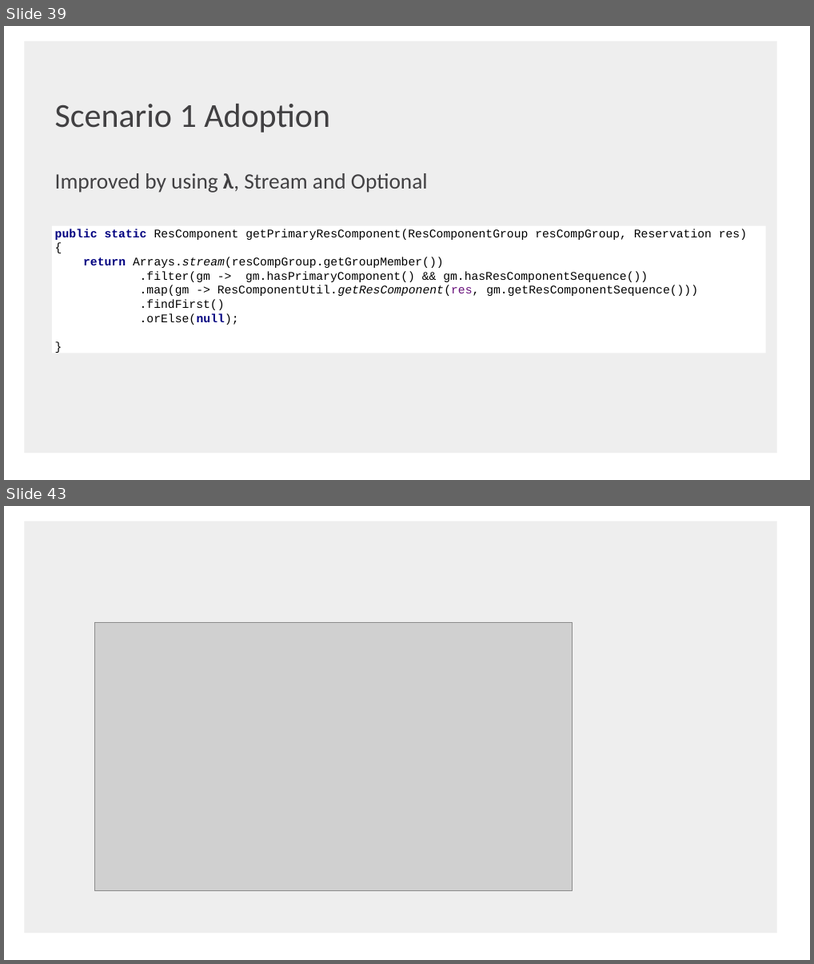
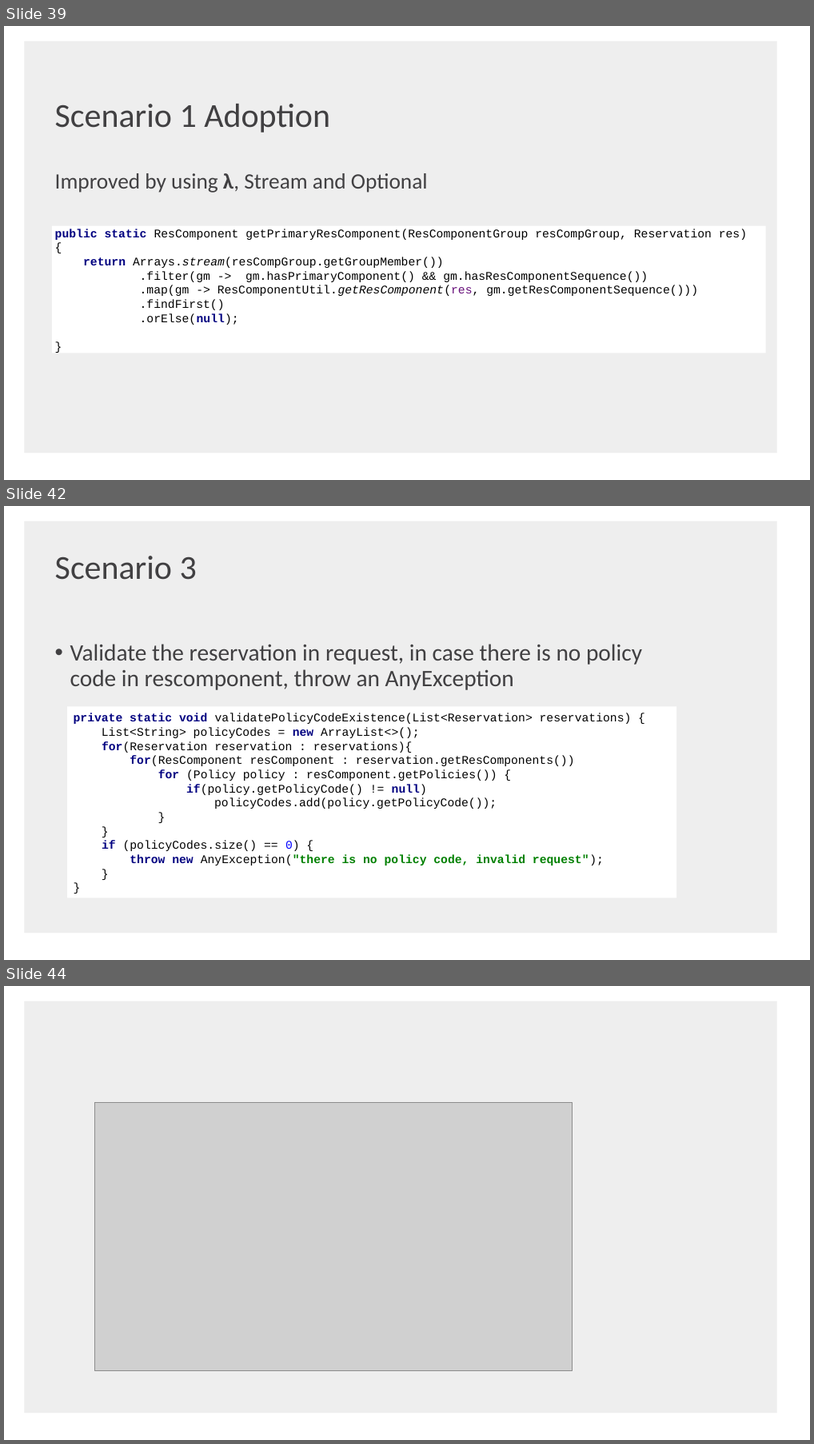
Before and after one commit to shaojie-xu-kp/Java8_lunch_learn, a slide deck: Java 8 & TDP.pptx. Shown one above the other, each under a label of ours: slides 39 and 43 before the commit, slides 39, 42 and 44 after it; the slides between them are not shown. The pictures are 814x964 and 814x1444 pixels, drawn with LibreOffice and Linux fonts; fonts in the diff are those of the drawing; grey boxes stand for pictures; background and template pictures are left out. Boxes give left, top, right and bottom in pixels: in the first picture for what was removed or moved away, otherwise in the second. Text is boxed around its words. In the diff, an @@ line names an element or a change of style, - is before the commit and + after.

```diff
--- a/Java 8 & TDP.pptx
+++ b/Java 8 & TDP.pptx
@@ slide 42 added at [4,506,810,960], background #FFFFFF; not listed: 1 template element that a slide beside it also shows @@
@@ text added at [55,556,197,580], 40 pt, text #414042 @@
+Scenario 3
@@ text added at [70,644,642,690], 28 pt, text #414042 @@
+• Validate the reservation in request, in case there is no policy code in rescomponent, throw an AnyException
@@ rectangle added at [67,706,678,897], fill #FFFFFF, 14 pt, text #000000 @@
+private static void validatePolicyCodeExistence(List<Reservation> reservations) {
+List<String> policyCodes = new ArrayList<>();
+for(Reservation reservation : reservations){
+for(ResComponent resComponent : reservation.getResComponents())
+for (Policy policy : resComponent.getPolicies()) {
+if(policy.getPolicyCode() != null)
+policyCodes.add(policy.getPolicyCode());
+}
+}
+if (policyCodes.size() == 0) {
+throw new AnyException("there is no policy code, invalid request");
+}
+}
@@ what was slide 43 is now slide 44 @@
```
Also in this commit, not shown: 5 slides changed.
